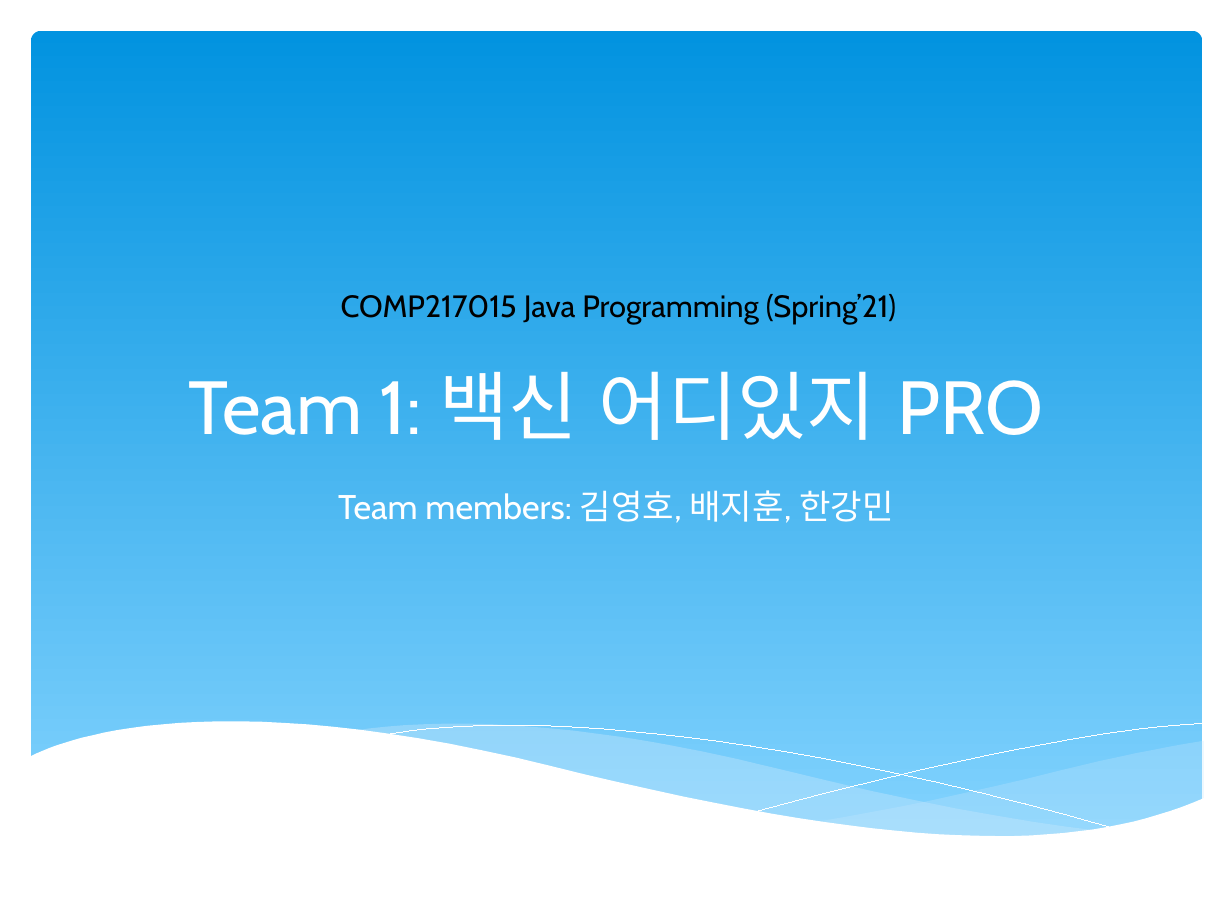
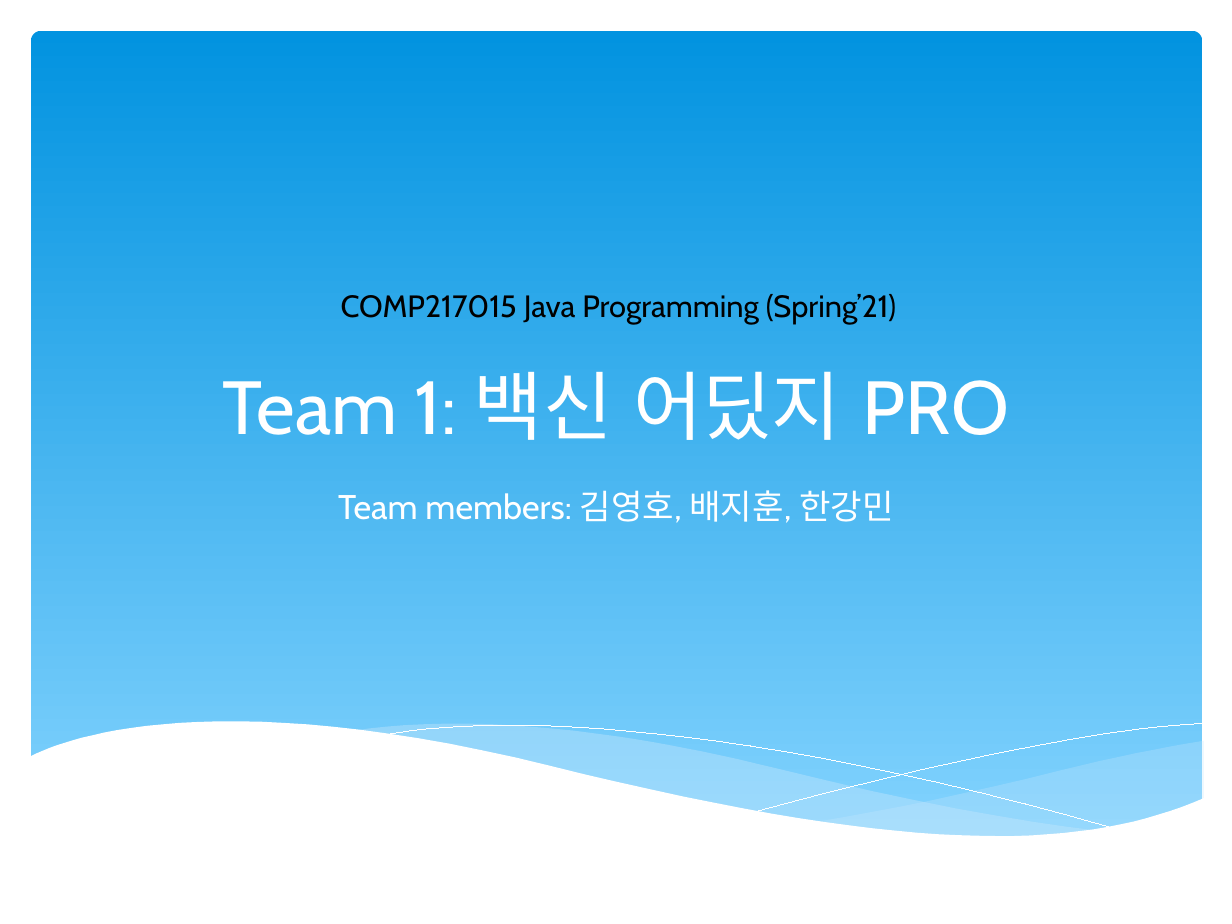
Before and after one commit to hankn01/VaccineCMSJavaSwing, a slide deck: slide 1 of team1Presentation.pptx. Drawn at 1232x924 pixels with LibreOffice and Linux fonts; fonts in the diff are those of the drawing. Boxes give left, top, right and bottom in pixels: in the first picture for what was removed or moved away, otherwise in the second. Text is boxed around its words. In the diff, an @@ line names an element or a change of style, - is before the commit and + after.

```diff
--- a/team1Presentation.pptx
+++ b/team1Presentation.pptx
@@ title at (223, 371, 1009, 440): text changed @@
-Team 1: 백신 어디있지 PRO
+Team 1: 백신 어딨지 PRO
```
Also in this commit, not shown: 3 other slides changed, 1 other file.
